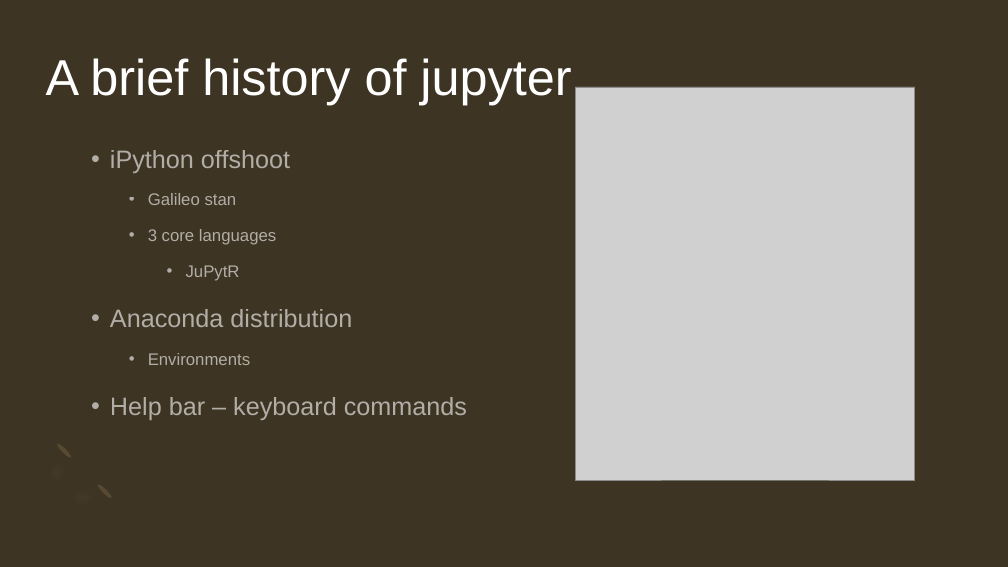
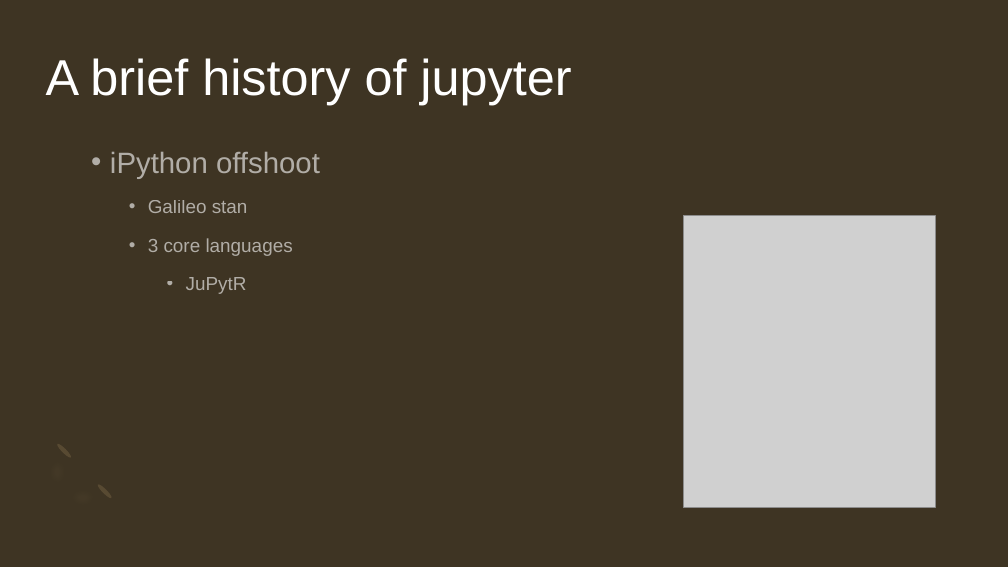
Before and after one commit to JoanneStasiak/JupyterNotebook, a slide deck: slide 7 of Github and jupyter.pptx (slide 3 before the commit). Drawn at 1008x567 pixels with LibreOffice and Linux fonts; fonts in the diff are those of the drawing; grey boxes stand for pictures. Boxes give left, top, right and bottom in pixels: in the first picture for what was removed or moved away, otherwise in the second. Text is boxed around its words. In the diff, an @@ line names an element or a change of style, - is before the commit and + after.

```diff
--- a/Github and jupyter.pptx
+++ b/Github and jupyter.pptx
@@ text "iPython offshoot" at box(110, 151, 320, 294): size 24 to 28 pt in "iPython offshoot"; size 16 to 18 pt in "Galileo stan", "3 core languages", "JuPytR" @@
@@ picture: place and size @@
-picture at box(575, 87, 915, 480)
+picture at box(684, 216, 935, 507)
@@ text at box(110, 309, 467, 420): paragraphs removed @@
-• Anaconda distribution
-  • Environments
-• Help bar – keyboard commands
```
Also in this commit, not shown: 5 other slides changed, 3 slides added, 1 slide removed.
